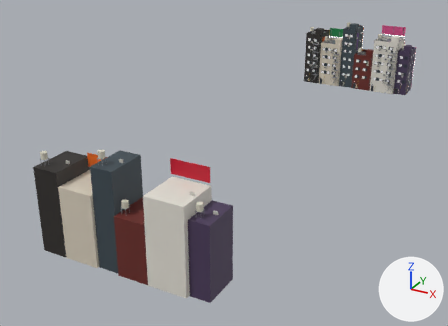
One commit to the glTF model public/models/buildings/canalfront.glb: the scene before it, then after it.
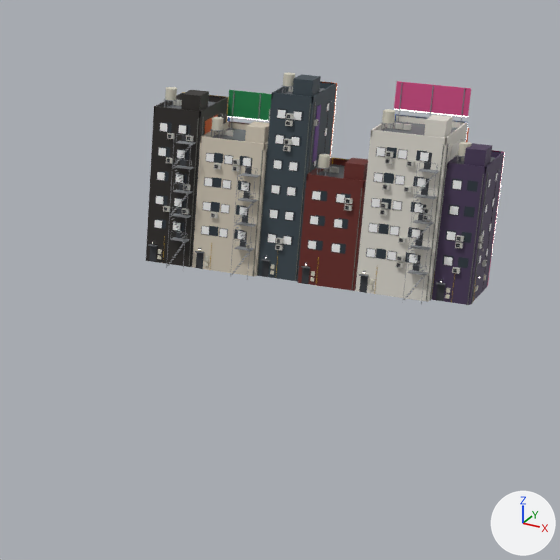
Each version appears first whole from a camera (50 mm lens) standing at (90.9, -243.6, 72.1) and looking at (8.5, -93.9, -2.7), and next in a close-up on the part from 58% to 97% of the width and 0% to 54% of the height. Lighting does not change. The marker at lower right points along +X, +Y and +Z. The older version's two pictures come first. Where no turn or scale is listed for an object, it has been applied to the vertices. Vertices at exactly the same position are counted once.

The first close-up shows 'canalfront_a_body', 'canalfront_b_body', 'canalfront_c_body', 'canalfront_d_body', 'canalfront_e_body', 'canalfront_f_body' and 3 more.
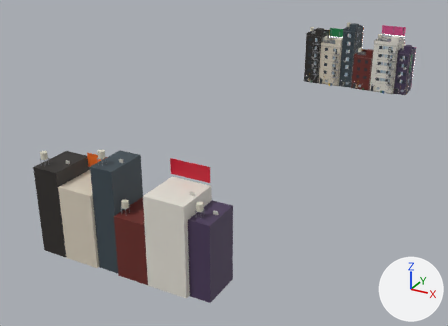
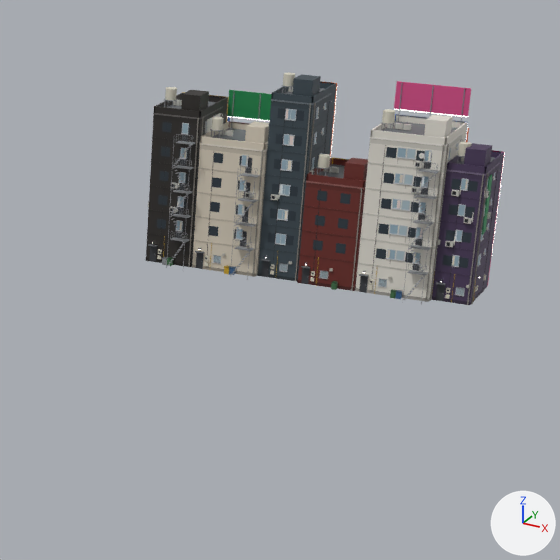
Pixel boxes [x1, y1, x2, y2] of what changed, in the close-ups (560 x 560 px; the box of a moved part takes in the faces that stretch with it):
'canalfront_c_body', reshaped
    before: [258, 72, 337, 282]
    after: [257, 72, 337, 282]
'canalfront_f_body', reshaped
    before: [432, 142, 505, 305]
    after: [431, 142, 505, 305]
'canalfront_d_body', reshaped
    before: [298, 154, 368, 291]
    after: [297, 154, 368, 291]
part 1 of me_canalfront_a_body, deleted
    before: [154, 114, 221, 231]
part 2 of me_canalfront_a_body, built on
    before: [163, 117, 203, 266]
    after: [146, 106, 223, 267]
part 3 of me_canalfront_b_body, deleted
    before: [201, 153, 252, 240]
part 4 of me_canalfront_b_body, built on (mostly hidden before)
    before: [253, 150, 267, 276]
    after: [192, 143, 267, 277]
part 5 of me_canalfront_c_body, deleted
    before: [268, 104, 329, 249]
part 6 of me_canalfront_c_body, reshaped
    before: [269, 103, 325, 282]
    after: [257, 93, 332, 282]
part 7 of me_canalfront_c_body, recoloured
    before: [270, 102, 330, 250]
    after: [263, 109, 304, 278]
part 8 of me_canalfront_c_body, recoloured
    before: [270, 210, 291, 245]
part 9 of me_canalfront_d_body, added
    after: [331, 283, 338, 290]
part 10 of me_canalfront_d_body, deleted
    before: [308, 191, 353, 249]
part 11 of me_canalfront_d_body, built on
    before: [310, 188, 362, 289]
    after: [297, 181, 365, 291]
part 12 of me_canalfront_e_body, deleted
    before: [366, 139, 461, 268]
part 13 of me_canalfront_e_body, built on
    before: [388, 145, 448, 301]
    after: [355, 132, 463, 302]
part 14 of me_canalfront_f_body, moved or reshaped
    before: [456, 235, 464, 242]
    after: [445, 241, 454, 247]
part 15 of me_canalfront_f_body, deleted
    before: [435, 172, 498, 274]
part 16 of me_canalfront_f_body, built on
    before: [443, 173, 488, 305]
    after: [431, 162, 500, 305]

The change, as a diff of the scene's bpy script:
```diff
--- a/public/models/buildings/canalfront.glb.py
+++ b/public/models/buildings/canalfront.glb.py
@@ me_canalfront_a_body @@
-me_canalfront_a_body.from_pydata(...)  # 3916 vertices, 6046 faces; spans x -3.6..3.5, y -11.9..1.2, z 0.0..22.0
+me_canalfront_a_body.from_pydata(...)  # 4462 vertices, 6818 faces; spans x -3.6..3.5, y -11.9..1.2, z 0.0..22.0
+# me_canalfront_a_body part 1: 120 loose pieces with 960 vertices, spanning x -3.5..3.5, y -10.4..-2.7, z 3.8..18.4, are deleted
+# me_canalfront_a_body part 2: 13 vertices moved from x -3.5..-0.1, y -10.4..-4.3, z 4.6..13.9 to x -3.1..0.7, y -10.4..-4.2, z 4.6..13.9; 112 vertices removed from x -3.5..3.2, y -10.4..-4.3, z 0.0..19.1; 1418 vertices added at x -3.5..3.5, y -11.1..-2.2, z 0.0..19.1
+# other edits to the shape of me_canalfront_a_body do not show in these pictures
 me_canalfront_a_body.materials.append(mat_paint)
@@ me_canalfront_b_body @@
-me_canalfront_b_body.from_pydata(...)  # 3806 vertices, 5880 faces; spans x -4.6..4.7, y -11.9..1.2, z 0.0..20.9
+me_canalfront_b_body.from_pydata(...)  # 4144 vertices, 6346 faces; spans x -4.7..4.6, y -11.9..1.2, z 0.0..20.9
+# me_canalfront_b_body part 3: 126 loose pieces with 1008 vertices, spanning x -4.6..4.7, y -10.4..-2.7, z 3.1..15.3, are deleted
+# me_canalfront_b_body part 4: 3 vertices moved within x 4.0..4.2, y -10.0..-5.1, z 0.0..16.0; 87 vertices removed from x -4.2..4.6, y -10.1..-4.3, z 0.0..16.0; 1205 vertices added at x -4.7..4.6, y -11.1..-2.2, z 0.0..16.0
+# other edits to the shape of me_canalfront_b_body do not show in these pictures
 me_canalfront_b_body.materials.append(mat_paint)
@@ me_canalfront_c_body @@
-me_canalfront_c_body.from_pydata(...)  # 3258 vertices, 5024 faces; spans x -3.0..3.1, y -10.1..1.2, z 0.0..25.1
+me_canalfront_c_body.from_pydata(...)  # 3876 vertices, 5858 faces; spans x -3.1..3.1, y -10.1..1.2, z 0.0..25.1
+# me_canalfront_c_body part 5: 54 loose pieces with 432 vertices, spanning x -3.0..3.0, y -9.9..-2.7, z 3.9..21.5, are deleted
+# me_canalfront_c_body part 6: 547 vertices moved from x -3.0..3.0, y -9.9..-2.7, z 0.0..22.2 to x -3.1..2.7, y -9.9..-2.2, z 0.0..21.3; 237 vertices removed from x -3.0..3.0, y -9.9..-2.7, z 0.0..22.2; 1083 vertices added at x -3.0..3.0, y -9.9..-2.2, z 0.0..22.2
+# me_canalfront_c_body part 7: 530 kept faces spanning x -3.1..2.6, y -9.8..-2.2, z 0.0..22.2 get new vertex colours
+# me_canalfront_c_body part 8: 36 faces spanning x -3.1..2.6, y -8.0..-4.0, z 3.2..8.9 switch from mat_windowlit to mat_paint
+# other edits to the shape of me_canalfront_c_body do not show in these pictures
 me_canalfront_c_body.materials.append(mat_window)
@@ me_canalfront_d_body @@
-me_canalfront_d_body.from_pydata(...)  # 2526 vertices, 3914 faces; spans x -4.0..4.0, y -10.6..1.2, z 0.0..15.8
+me_canalfront_d_body.from_pydata(...)  # 2712 vertices, 4198 faces; spans x -3.8..4.0, y -10.7..1.2, z 0.0..15.8
+# me_canalfront_d_body part 9: a new loose piece, a box spanning x 0.9..1.5, y -10.7..-10.12, z 0.0..0.85, in mat_paint
+# me_canalfront_d_body part 10: 55 loose pieces with 440 vertices, spanning x -4.0..4.0, y -10.4..-2.7, z 3.8..11.8, are deleted
+# me_canalfront_d_body part 11: 36 vertices moved from x -3.7..3.7, y -10.1..-2.7, z 4.5..12.2 to x -3.6..3.7, y -10.0..-2.2, z 3.5..12.7; 104 vertices removed from x -4.0..4.0, y -10.1..-2.7, z 0.0..12.9; 514 vertices added at x -3.8..4.0, y -10.2..-2.2, z 0.0..12.9
+# other edits to the shape of me_canalfront_d_body do not show in these pictures
 me_canalfront_d_body.materials.append(mat_paint)
@@ me_canalfront_e_body @@
-me_canalfront_e_body.from_pydata(...)  # 4972 vertices, 7666 faces; spans x -4.9..4.9, y -11.9..1.2, z 0.0..24.0
+me_canalfront_e_body.from_pydata(...)  # 5838 vertices, 8854 faces; spans x -5.0..4.9, y -11.9..1.2, z 0.0..24.0
+# me_canalfront_e_body part 12: 142 loose pieces with 1136 vertices, spanning x -4.9..4.9, y -10.4..-2.7, z 3.8..18.4, are deleted
+# me_canalfront_e_body part 13: 19 vertices moved from x 0.0..1.1, y -10.4..-10.0, z 4.6..17.9 to x -1.1..2.0, y -10.4..-10.0, z 4.6..17.0; 90 vertices removed from x -4.9..4.6, y -10.4..-7.8, z 0.0..19.1; 1940 vertices added at x -5.0..4.9, y -11.1..-2.2, z 0.0..19.1
+# other edits to the shape of me_canalfront_e_body do not show in these pictures
 me_canalfront_e_body.materials.append(mat_paint)
@@ me_canalfront_f_body @@
-me_canalfront_f_body.from_pydata(...)  # 2238 vertices, 3456 faces; spans x -2.7..2.8, y -9.6..1.2, z 0.0..18.9
+me_canalfront_f_body.from_pydata(...)  # 2624 vertices, 4002 faces; spans x -2.7..2.8, y -9.6..1.2, z 0.0..18.9
+# me_canalfront_f_body part 14: the loose piece of 8 vertices spanning x -0.2..0.7, y -9.4..-9.0, z 7.7..8.3 is moved by (-1.2, 0.0, -0.8)
+# me_canalfront_f_body part 15: 82 loose pieces with 656 vertices, spanning x -2.7..2.7, y -9.4..-2.7, z 3.8..14.9, are deleted
+# me_canalfront_f_body part 16: 6 vertices moved within x -0.4..-0.2, y -9.1..-9.0, z 4.6..13.9; 137 vertices removed from x -2.7..2.4, y -9.4..-6.2, z 0.0..16.0; 1003 vertices added at x -2.7..2.7, y -9.2..-2.2, z 0.0..16.0
+# other edits to the shape of me_canalfront_f_body do not show in these pictures
 me_canalfront_f_body.materials.append(mat_paint)
```
